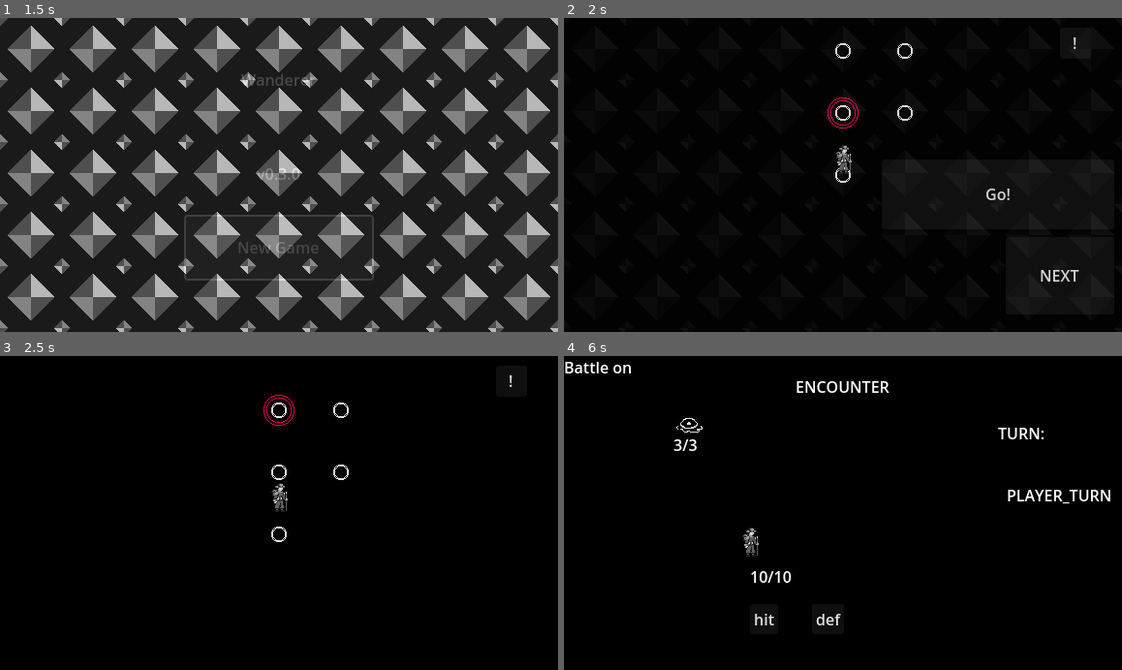
Above: before the commit, frames 1-4 (two rows, left to right).
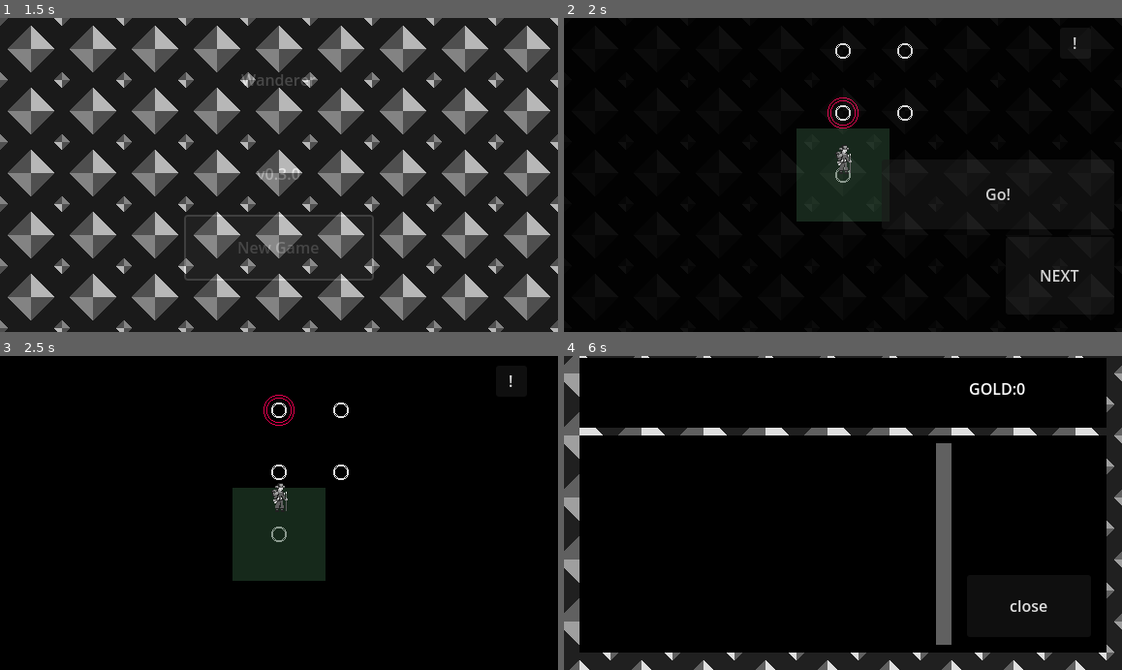
Above: after the commit, the same moments.

Repository: LidesSam/wanderer
Game: Godot game, scene res://source/scenes/main_menu.tscn
The game is run twice, just before and just after one commit, with the same random seed, the same clock (stepped at 60 frames per second) and the same inputs.
Inputs:
- Up to frame 1 (1.5 s): click "New Game" at 0.5 s; click "New Game" at 1.25 s
- Up to frame 2 (2 s): no input
- Up to frame 3 (2.5 s): click "Go!" at 2 s
- Up to frame 4 (6 s): click "!" at 2.75 s; click "Go!" at 3.5 s; click "NEXT" at 4.25 s; click "NEXT" at 5 s; click "!" at 5.75 s

Frame 1 is identical in both runs. In frame 2, 4.5% of the frame differs, in the area x 41-59%, y 35-65%; in frame 3, 4.8%; in frame 4, 17%, in the area x 0-100%, y 0-100%.

Commit message:
new freature: multichunk generation

Diff:
--- a/source/elements/chunk.tscn
+++ b/source/elements/chunk.tscn
@@ -4,3 +4,10 @@
 
 [node name="chunk" type="Node2D"]
 script = ExtResource("1_7v5aa")
+
+[node name="ColorRect" type="ColorRect" parent="."]
+offset_left = -48.0
+offset_top = -48.0
+offset_right = 48.0
+offset_bottom = 48.0
+color = Color(0.156863, 0.282353, 0.192157, 0.188235)
--- a/source/factory/mapGen.gd
+++ b/source/factory/mapGen.gd
@@ -1,45 +1,66 @@
 extends Node2D
 
-var locTemp= preload("res://source/elements/location.tscn")
-@export var locations:Node2D=null
-#generate small map
-var startLoc
-var startChunk
-var step = 64
+# Preload the location scene
+var locTemp = preload("res://source/elements/location.tscn")
+@export var locations: Node2D = null  # Node to hold all generated locations
 
+# Variables for map generation
+var startLoc  # Starting location of the map
+var startChunk  # Starting chunk of the map
+var step = 64  # Step distance between locations
+@onready var chunkTemp = load("res://source/elements/chunk.tscn")  # Load the chunk scene
+
+var starChunk = null  # Variable to store the first chunk
+var maxChunks = 4  # Maximum number of chunks
+var chunks = []  # List to store all chunks
+
+# Function to generate a linear map
 func gen_linear_map(min=5, max=10):
-	#fist define the ssize of the map
-	#-1 is start location
-	var chunksize = randi()%(max-min)+min-1
-	# instance a chunk
-	var  chunk=load("res://source/elements/chunk.tscn").instantiate()
-	var starChunk=chunk
-	var lastLoc=null
+	# Define the size of the first chunk
+	var chunksize = randi() % (max - min) + min
+	var lastLoc = null  # Last location to connect new locations to
 
-	for i in range(chunksize):
-		var loc=locTemp.instantiate()
-		if(lastLoc!=null):
-			lastLoc.add_conection(loc)
-			loc.add_conection(lastLoc)
-		lastLoc=loc
+	# Generate chunks and connect locations
+	for i in range(maxChunks):
+		lastLoc = gen_chunk(chunksize, lastLoc)
+		chunksize = randi() % (max - min) + min
 
-		loc.position=Vector2(0,0-step*i)
-		chunk.add_location(loc)
-
-	chunk.add_sidepath_sub_bifurcation(locTemp,step,3)
-	chunk.add_rand_foe_encounters(2,4)
-
-
-	#END GAME LOCK
-	var endloc=locTemp.instantiate()
-	endloc.position=lastLoc.position-Vector2(0,step);
+	# Create the end location and connect it to the last location
+	var endloc = locTemp.instantiate()
+	endloc.position = lastLoc.position - Vector2(0, step)
 	endloc.set_roadend()
 	lastLoc.add_conection(endloc)
 	endloc.add_conection(lastLoc)
-
-	chunk.add_location(endloc)
-
-	startLoc=chunk.mapLocs[0]
-	locations.add_child(chunk)
+	chunks[-1].add_location(endloc)  # Add the end location to the last chunk
+	startLoc = chunks[0].mapLocs[0]  # Set the start location to the first chunk's first location
 
 	pass
+
+# Function to generate a chunk with a specified number of locations
+func gen_chunk(chunksize, lastLoc):
+	var stepOffset = Vector2(0, 0)
+	if lastLoc:
+		stepOffset = lastLoc.position + Vector2(0, -64)  # Offset for the new chunk based on last location's position
+
+	var chunk = chunkTemp.instantiate()  # Instance a new chunk
+	if not starChunk:
+		starChunk = chunk  # Set the first chunk
+
+	# Generate locations within the chunk
+	for i in range(chunksize):
+		var loc = locTemp.instantiate()
+		if lastLoc != null:
+			lastLoc.add_conection(loc)
+			loc.add_conection(lastLoc)
+		lastLoc = loc
+
+		loc.position = Vector2(0, 0 - step * i) + stepOffset  # Position the location
+		chunk.add_location(loc)  # Add the location to the chunk
+
+	chunk.add_sidepath_sub_bifurcation(locTemp, step, 3)  # Add side paths
+	chunk.add_rand_foe_encounters(2, 4)  # Add random foe encounters
+	chunks.push_back(chunk)  # Add the chunk to the chunks list
+	locations.add_child(chunk)  # Add the chunk to the locations node
+
+	return lastLoc  # Return the last location for connecting further locations
+	pass
